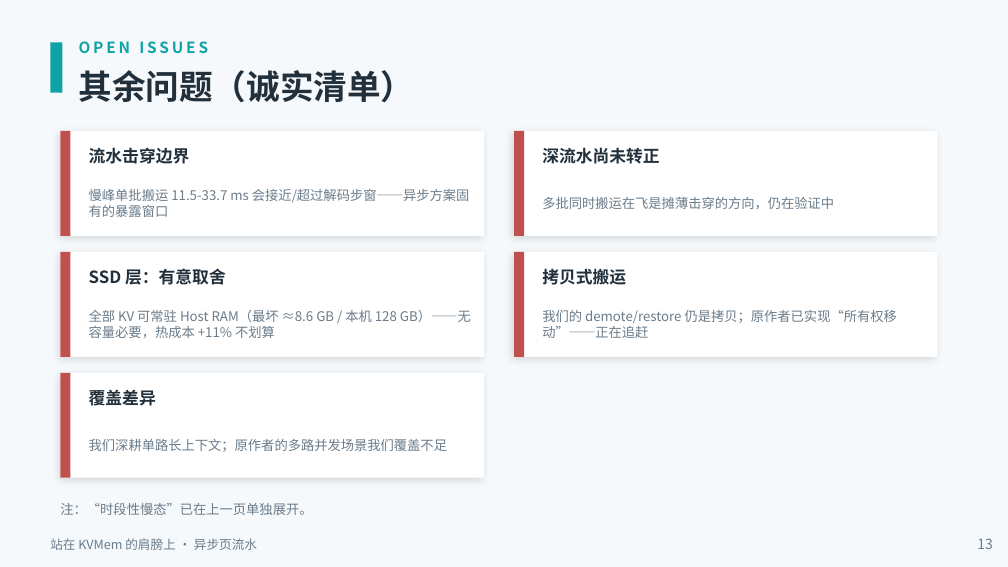
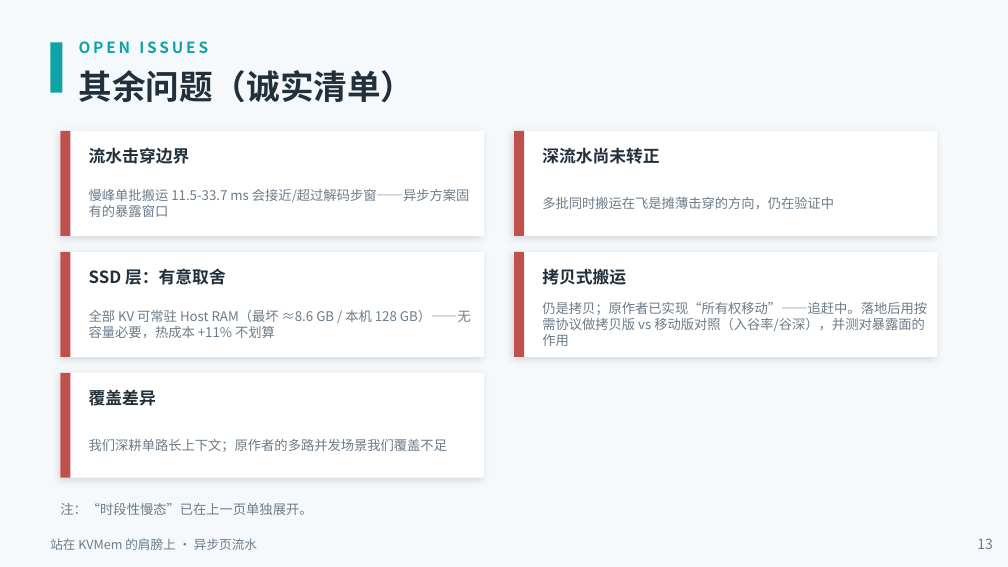
Before and after one commit to paicat1/Ninfer-KVMem-Async, a slide deck: slide 13 of docs/异步页流水-技术说明.pptx. Drawn at 1008x567 pixels with LibreOffice and Linux fonts; fonts in the diff are those of the drawing. Boxes give left, top, right and bottom in pixels: in the first picture for what was removed or moved away, otherwise in the second. Text is boxed around its words. In the diff, an @@ line names an element or a change of style, - is before the commit and + after.

Commit message:
docs: 问题清单挂入「所有权移动 × 时段性慢态」判据与判别实验（拷贝版 vs 移动版入谷率/谷深对照 + 页管理活动密度入自诱导审计）——公开说明 §5.2 与 PPT 第 13 页同步

```diff
--- a/docs/异步页流水-技术说明.pptx
+++ b/docs/异步页流水-技术说明.pptx
@@ text at box(542, 302, 927, 346): text changed @@
-我们的 demote/restore 仍是拷贝；原作者已实现“所有权移动”——正在追赶
+仍是拷贝；原作者已实现“所有权移动”——追赶中。落地后用按需协议做拷贝版 vs 移动版对照（入谷率/谷深），并测对暴露面的作用
```
Also in this commit, not shown: 1 other file.
